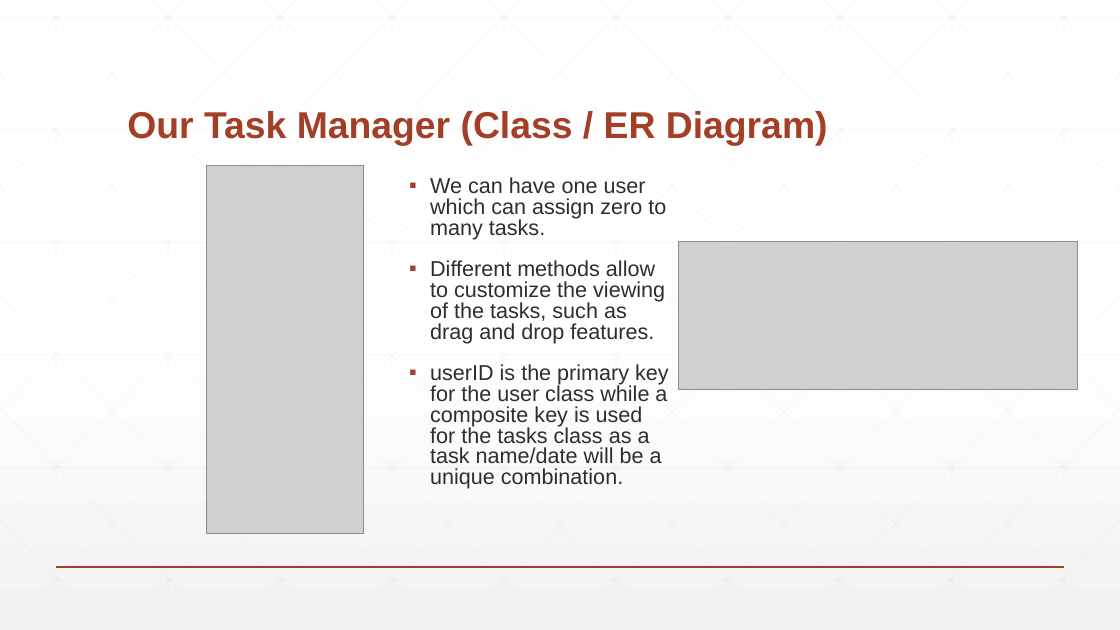
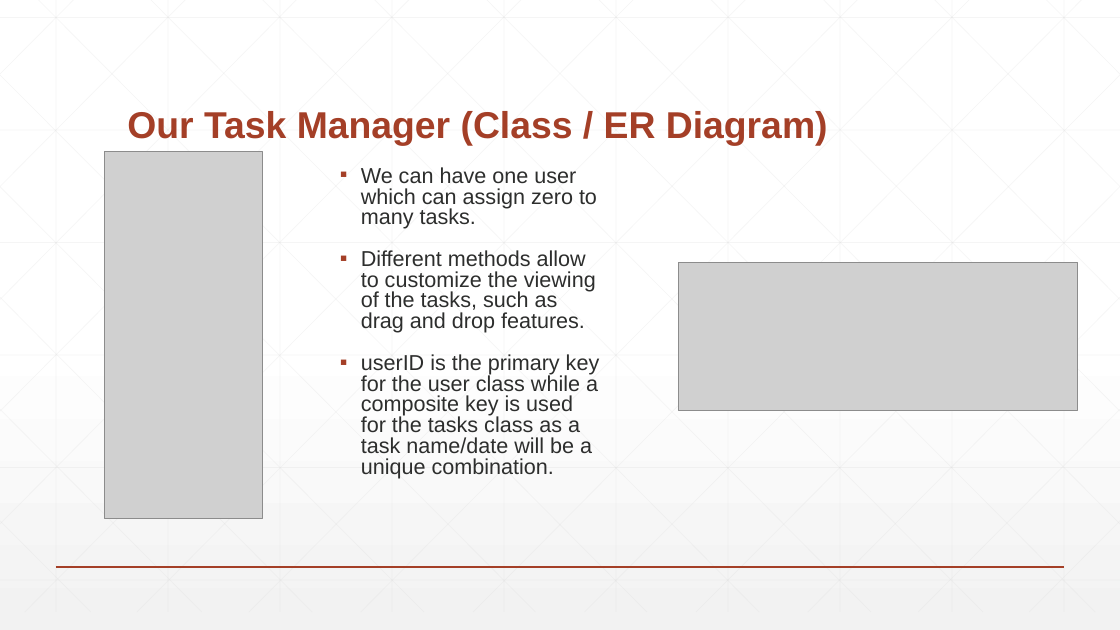
Before and after one commit to SudoKudo/Task-Manager, a slide deck: slide 6 of Presentation/Task Manager.pptx. Drawn at 1120x630 pixels with LibreOffice and Linux fonts; fonts in the diff are those of the drawing; grey boxes stand for pictures. Boxes give left, top, right and bottom in pixels: in the first picture for what was removed or moved away, otherwise in the second. Text is boxed around its words. In the diff, an @@ line names an element or a change of style, - is before the commit and + after.

```diff
--- a/Presentation/Task Manager.pptx
+++ b/Presentation/Task Manager.pptx
@@ picture: place and size @@
-picture at [206, 166, 364, 534]
+picture at [104, 151, 262, 519]
@@ text "We can have one user ...": place and size @@
-text "We can have one user ..." at [430, 177, 669, 489]
+text "We can have one user ..." at [361, 167, 600, 479]
@@ picture: place and size @@
-picture at [679, 241, 1078, 390]
+picture at [679, 262, 1078, 411]
```
Also in this commit, not shown: 4 other slides changed.
